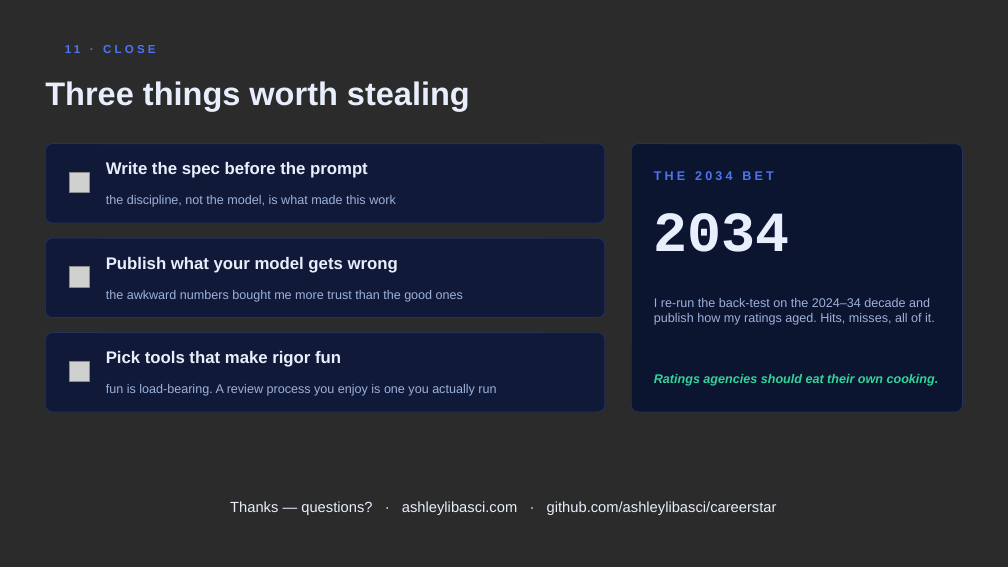
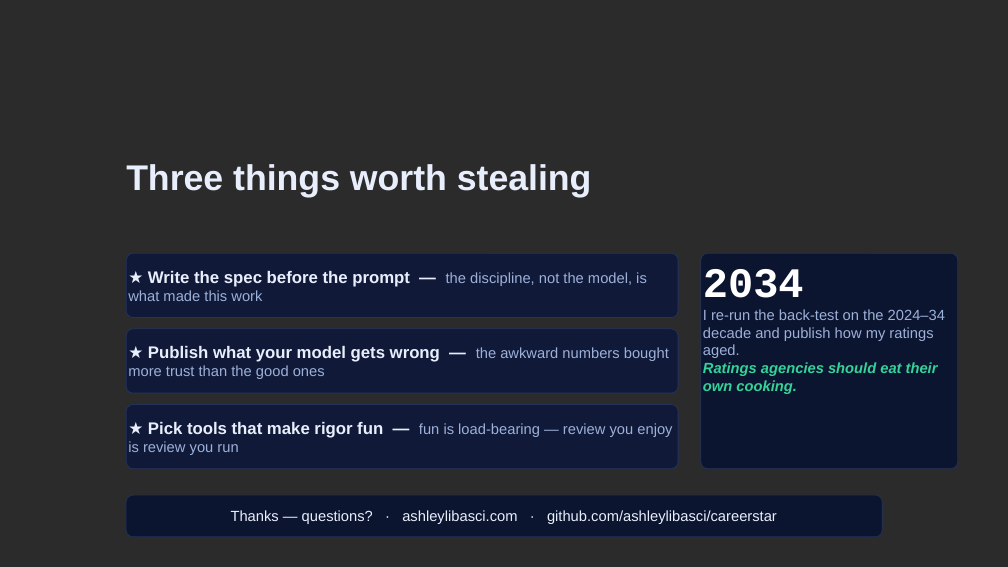
Before and after one commit to ashleylibasci/careerstar, a slide deck: slide 12 of docs/CareerStar-CapitalOne.pptx. Drawn at 1008x567 pixels with LibreOffice and Linux fonts; fonts in the diff are those of the drawing; grey boxes stand for pictures; background and template pictures are left out; a plain dark background stands for a picture behind light text. Boxes give left, top, right and bottom in pixels: in the first picture for what was removed or moved away, otherwise in the second. Text is boxed around its words. In the diff, an @@ line names an element or a change of style, - is before the commit and + after.

```diff
--- a/docs/CareerStar-CapitalOne.pptx
+++ b/docs/CareerStar-CapitalOne.pptx
@@ text removed at bbox=[65, 45, 155, 53] @@
-11 · CLOSE
@@ rounded rectangle removed at bbox=[45, 144, 605, 223] @@
@@ rounded rectangle removed at bbox=[631, 144, 963, 412] @@
@@ picture removed at bbox=[70, 172, 89, 193] @@
@@ text removed at bbox=[106, 162, 368, 178] @@
-Write the spec before the prompt
@@ title "Three things worth stealing": place and size @@
-title "Three things worth stealing" at bbox=[45, 81, 470, 111]
+title "Three things worth stealing" at bbox=[126, 164, 592, 197]
@@ title "Three things worth stealing" at bbox=[126, 164, 592, 197]: size 31 to 34 pt; vertical alignment middle to top @@
@@ text removed at bbox=[654, 171, 773, 180] @@
-THE 2034 BET
@@ text removed at bbox=[106, 195, 396, 207] @@
-the discipline, not the model, is what made this work
@@ rounded rectangle removed at bbox=[45, 238, 605, 318] @@
@@ text removed at bbox=[654, 213, 790, 252] @@
-2034
@@ picture removed at bbox=[70, 267, 89, 287] @@
@@ text removed at bbox=[106, 257, 398, 273] @@
-Publish what your model gets wrong
@@ rounded rectangle added at bbox=[126, 253, 678, 318], fill #101A38, outline #24325C 0.75 pt, 14 pt, text #9DB0D9 @@
+★ Write the spec before the prompt — the discipline, not the model, is what made this work
@@ rounded rectangle "2034": place and size @@
-rounded rectangle "2034" at bbox=[654, 298, 935, 325]
+rounded rectangle "2034" at bbox=[701, 253, 958, 469]
@@ rounded rectangle "2034" at bbox=[701, 253, 958, 469]: vertical alignment middle to top; fill none to #0C1530; outline none to #24325C 0.75 pt @@
@@ text in rounded rectangle at bbox=[703, 269, 945, 394]: text changed; size 12 to 14 pt @@
-I re-run the back-test on the 2024–34 decade and publish how my ratings aged. Hits, misses, all of it.
+2034
+I re-run the back-test on the 2024–34 decade and publish how my ratings aged.
+Ratings agencies should eat their own cooking.
@@ rounded rectangle "★ Publish what your model ...": place and size @@
-rounded rectangle "★ Publish what your model ..." at bbox=[106, 290, 463, 302]
+rounded rectangle "★ Publish what your model ..." at bbox=[126, 329, 678, 393]
@@ rounded rectangle "★ Publish what your model ..." at bbox=[126, 329, 678, 393]: fill none to #101A38; outline none to #24325C 0.75 pt @@
@@ rounded rectangle removed at bbox=[45, 333, 605, 412] @@
@@ text removed at bbox=[106, 351, 341, 367] @@
-Pick tools that make rigor fun
@@ text in rounded rectangle at bbox=[128, 346, 669, 379]: text changed; size 12 to 14 pt @@
-the awkward numbers bought me more trust than the good ones
+★ Publish what your model gets wrong — the awkward numbers bought more trust than the good ones
@@ picture removed at bbox=[70, 361, 89, 382] @@
@@ text removed at bbox=[106, 384, 496, 396] @@
-fun is load-bearing. A review process you enjoy is one you actually run
@@ text removed at bbox=[654, 374, 939, 386] @@
-Ratings agencies should eat their own cooking.
@@ rounded rectangle added at bbox=[126, 405, 678, 469], fill #101A38, outline #24325C 0.75 pt, 14 pt, text #9DB0D9 @@
+★ Pick tools that make rigor fun — fun is load-bearing — review you enjoy is review you run
@@ rounded rectangle "Thanks — questions? · ashleylibasci.com ...": place and size @@
-rounded rectangle "Thanks — questions? · ashleylibasci.com ..." at bbox=[230, 501, 777, 515]
+rounded rectangle "Thanks — questions? · ashleylibasci.com ..." at bbox=[126, 495, 882, 537]
@@ rounded rectangle "Thanks — questions? · ashleylibasci.com ..." at bbox=[126, 495, 882, 537]: fill none to #0C1530; outline none to #24325C 0.5 pt @@
```
Also in this commit, not shown: 14 other slides changed, 1 other file.
